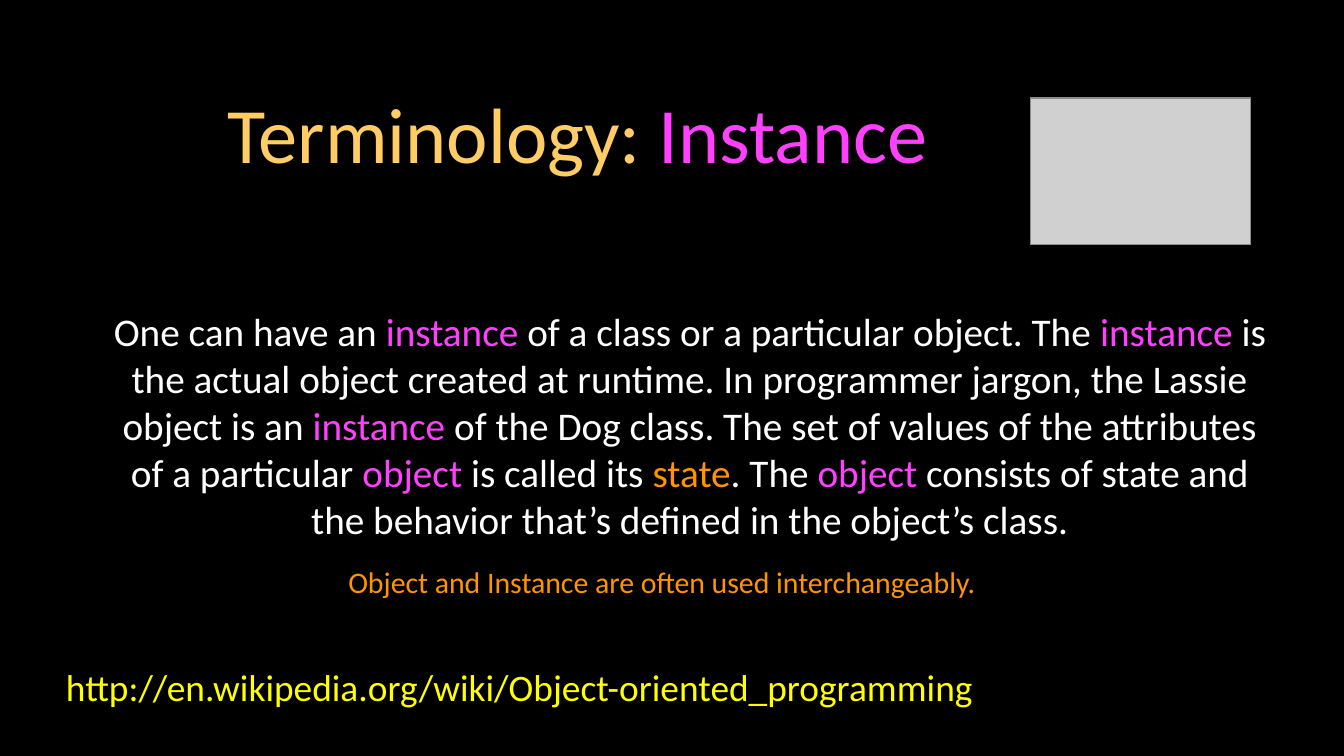
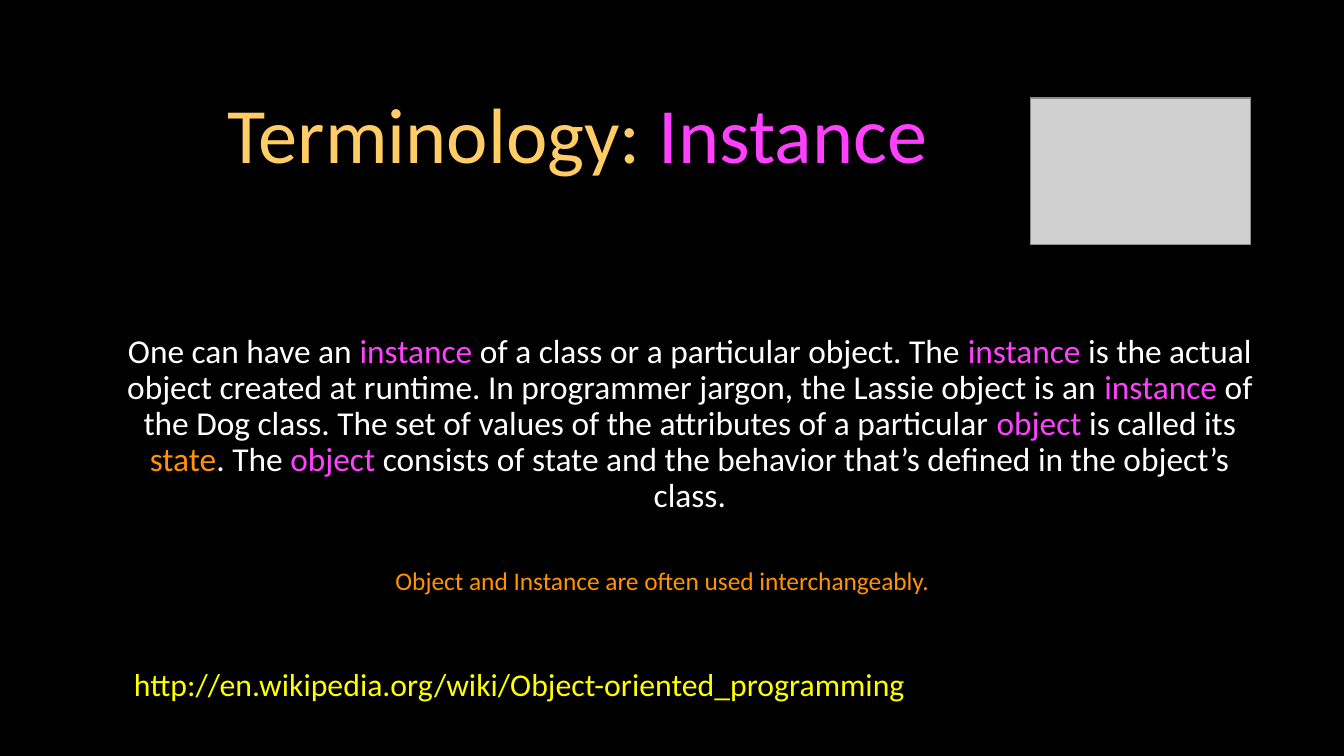
Before and after one commit to csev/dj4e, a slide deck: slide 5 of lectures/JS-02-JavaScript-Objects.ppt. Drawn at 1344x756 pixels with LibreOffice and Linux fonts; fonts in the diff are those of the drawing; grey boxes stand for pictures. Boxes give left, top, right and bottom in pixels: in the first picture for what was removed or moved away, otherwise in the second. Text is boxed around its words. In the diff, an @@ line names an element or a change of style, - is before the commit and + after.

```diff
--- a/lectures/JS-02-JavaScript-Objects.ppt
+++ b/lectures/JS-02-JavaScript-Objects.ppt
@@ free "One can have an instance ..." at box(108, 305, 1273, 544): size 21 to 17.9 pt; line spacing 1 to 0.9 @@
@@ free "Object and Instance are often ..." at box(329, 559, 996, 605): size 16 to 13.6 pt; line spacing 1 to 0.9 @@
@@ free "http://en.wikipedia.org/wiki/Object-oriented_programming" at box(42, 660, 997, 715): size 20 to 17 pt; line spacing 1 to 0.9 @@
```
Also in this commit, not shown: 11 other slides changed, 1 other file.
